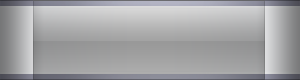
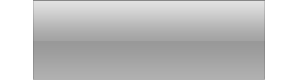
Before/after of a 300×80 layered artwork. What changed in the layer stack:
hid "Shadow Overlay" over [0, 0, 300, 80]
hid "Bottom Border" over [0, 71, 300, 80]
hid "Top Border" over [0, 0, 300, 9]
hid "Wheel Background" over [0, 0, 300, 80]
